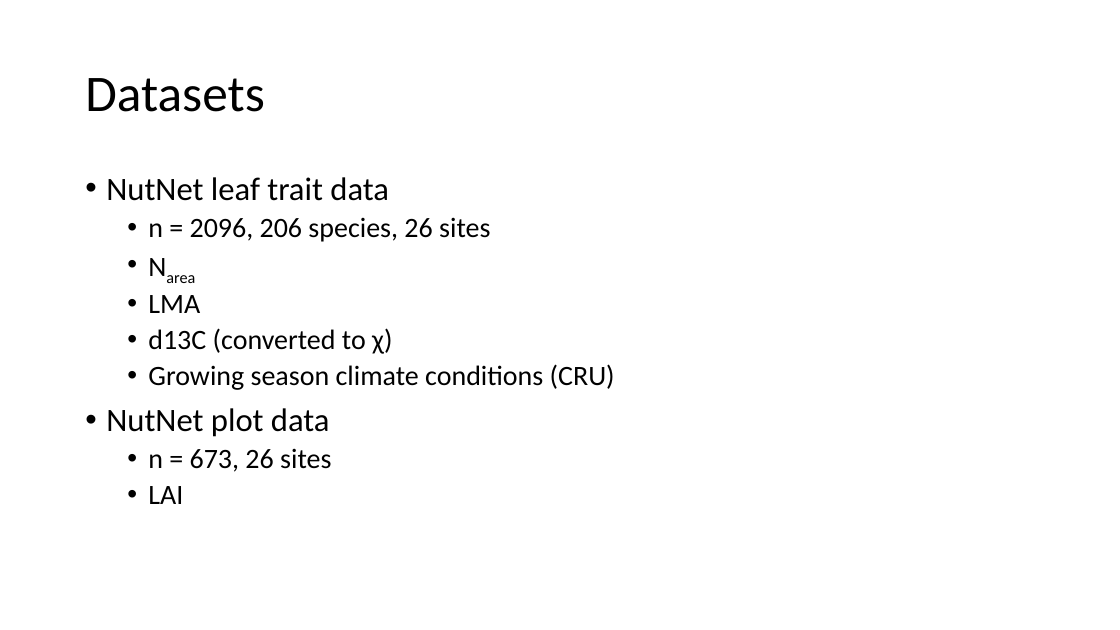
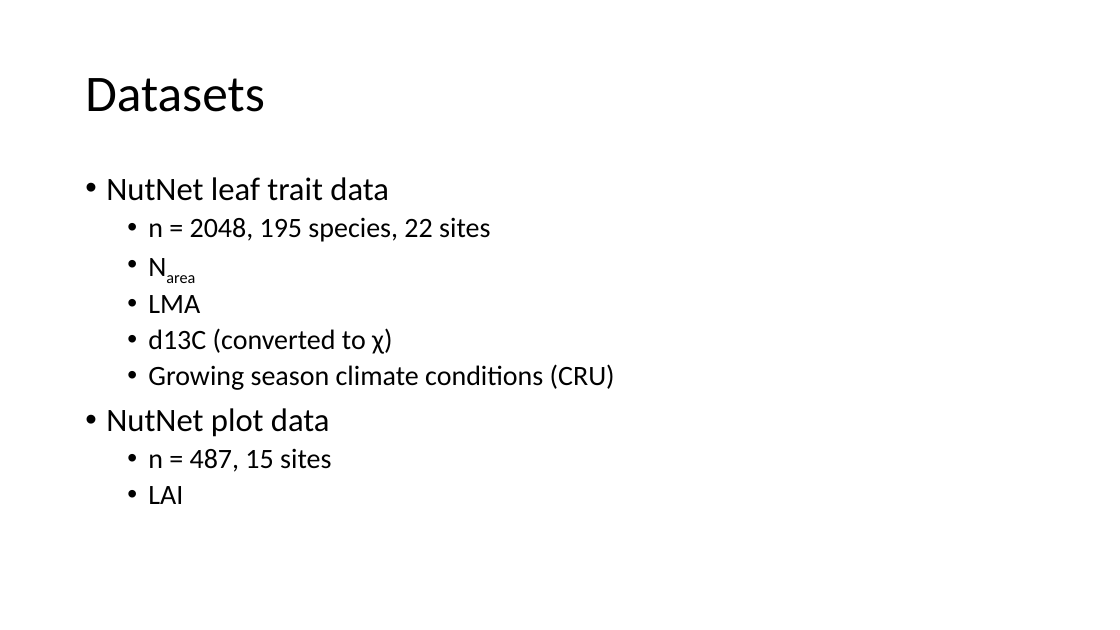
Before and after one commit to efwaring/NutNetPhys, a slide deck: slide 11 of presentations/nutnet_narea.pptx (slide 10 before the commit). Drawn at 1120x630 pixels with LibreOffice and Linux fonts; fonts in the diff are those of the drawing. Boxes give left, top, right and bottom in pixels: in the first picture for what was removed or moved away, otherwise in the second. Text is boxed around its words. In the diff, an @@ line names an element or a change of style, - is before the commit and + after.

```diff
--- a/presentations/nutnet_narea.pptx
+++ b/presentations/nutnet_narea.pptx
@@ text at [148,217,490,242]: text changed @@
-  • n = 2096, 206 species, 26 sites
+  • n = 2048, 195 species, 22 sites
@@ text at [148,448,331,472]: text changed @@
-  • n = 673, 26 sites
+  • n = 487, 15 sites
```
Also in this commit, not shown: 11 other slides changed, 4 slides added, 11 other files.
